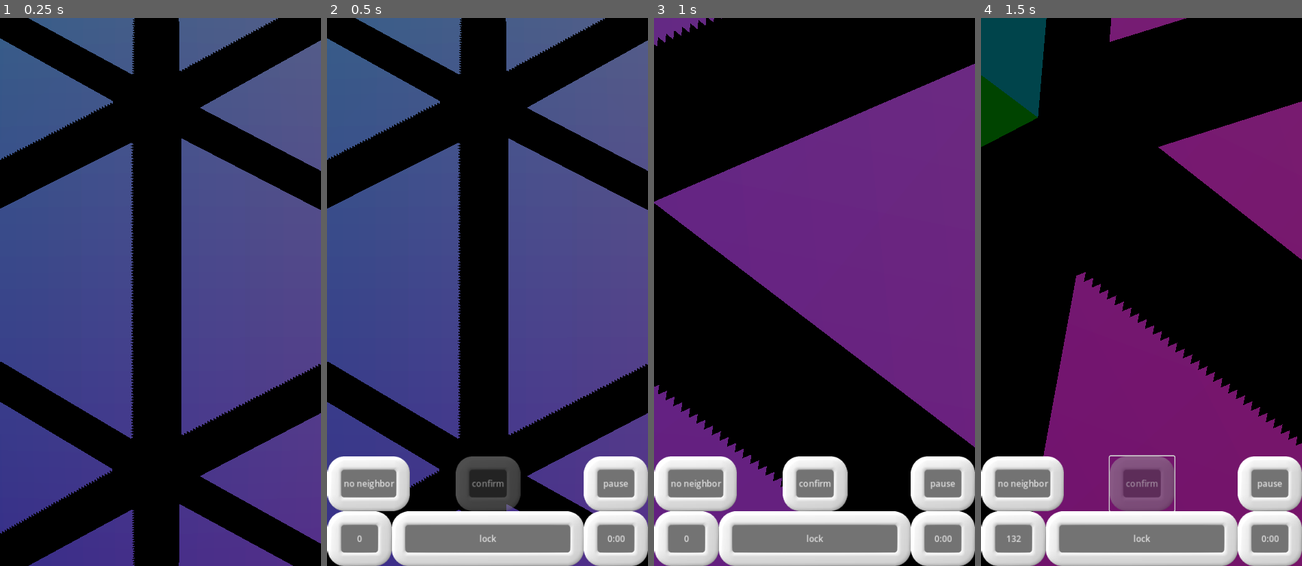
Above: before the commit, frames 1-4 (left to right).
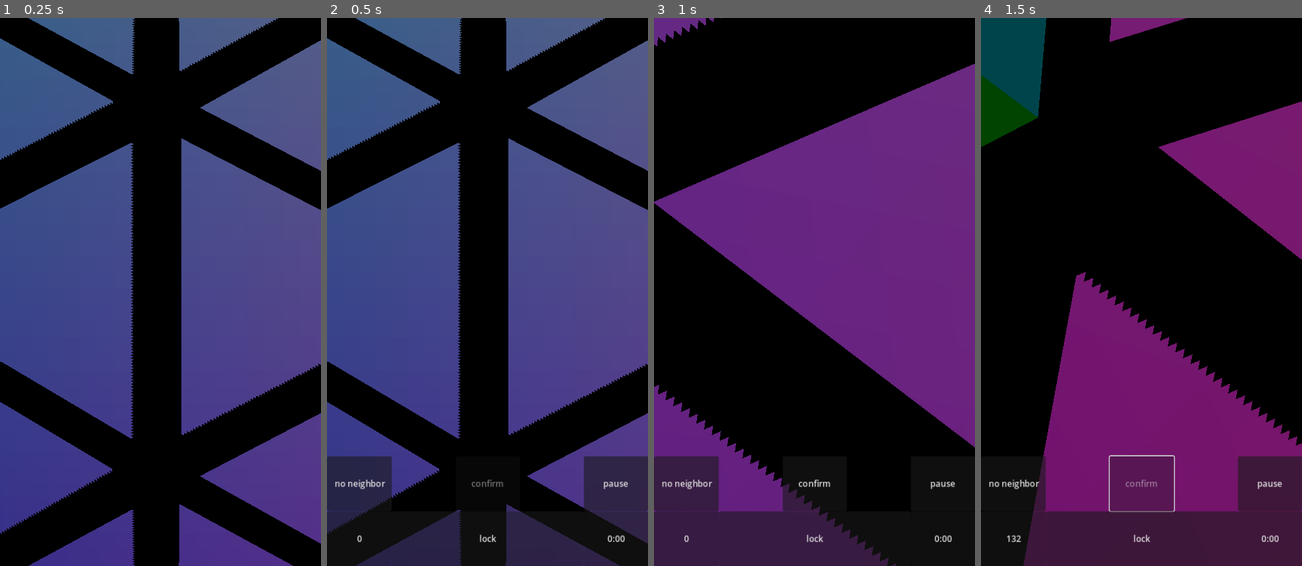
Above: after the commit, the same moments.

Repository: WalynC/sphereSweeperGodot
Game: Godot game, scene res://mainScenes/game.tscn
Same seed, same stepped clock (60 frames per second), same inputs: the game is played once before the commit and once after it.
Inputs (mouse positions are in pixels of both pictures, inside the frame that each line leads up to):
- Up to frame 1 (0.25 s): no input
- Up to frame 2 (0.5 s): no input
- Up to frame 3 (1 s): move the mouse to (885, 264) at 0.52 s; hold Right (ui_right) from 0.53 s (still down); hold Down (scroll_down) from 0.53 s (still down); click (885, 264) at 0.67 s
- Up to frame 4 (1.5 s): release Right (ui_right) at 1.25 s; release Down (scroll_down) at 1.25 s; click "confirm" at 1.25 s

Frame 1 is identical in both runs. In frame 2, 16% of the frame differs, in the area x 0-100%, y 80-100%; in frame 3, 16%; in frame 4, 16%.

Commit message:
Cleared theme settings on menus
found out leaving it blank and changing the theme of topmost control will change the children if theme is blank

Diff:
--- a/mainScenes/menu_scene.tscn
+++ b/mainScenes/menu_scene.tscn
@@ -1,7 +1,8 @@
-[gd_scene load_steps=6 format=3 uid="uid://di55ecqry3xcg"]
+[gd_scene load_steps=7 format=3 uid="uid://di55ecqry3xcg"]
 
 [ext_resource type="PackedScene" uid="uid://cp2rlrqracaje" path="res://uiScenes/main_menu.tscn" id="1_6ny5j"]
 [ext_resource type="PackedScene" uid="uid://b3tq7nhujaby" path="res://uiScenes/new_game_basic_menu.tscn" id="2_0f0tg"]
+[ext_resource type="Theme" uid="uid://cafactgbmt" path="res://visualThemes/dayVisualTheme/dayTheme.tres" id="2_kkpnc"]
 [ext_resource type="PackedScene" uid="uid://b6t1icjq8ahl8" path="res://uiScenes/custom_game_menu.tscn" id="3_m8si6"]
 [ext_resource type="PackedScene" uid="uid://16sbkfghev5" path="res://uiScenes/options_menu.tscn" id="4_dlvh5"]
 [ext_resource type="Script" path="res://UserSettings.gd" id="5_4vrgx"]
@@ -11,24 +12,37 @@
 [node name="UserSettings" type="Node" parent="."]
 script = ExtResource("5_4vrgx")
 
-[node name="mainMenu" parent="." node_paths=PackedStringArray("basicGameUI", "optionsMenuUI") instance=ExtResource("1_6ny5j")]
-offset_top = 1024.0
-offset_bottom = 1024.0
+[node name="menu root" type="Control" parent="."]
+layout_mode = 3
+anchors_preset = 15
+anchor_right = 1.0
+anchor_bottom = 1.0
+grow_horizontal = 2
+grow_vertical = 2
+theme = ExtResource("2_kkpnc")
+
+[node name="mainMenu" parent="menu root" node_paths=PackedStringArray("basicGameUI", "optionsMenuUI") instance=ExtResource("1_6ny5j")]
+layout_mode = 1
+offset_top = 1023.0
+offset_bottom = 1023.0
 basicGameUI = NodePath("../newGameBasicMenu")
 optionsMenuUI = NodePath("../options_menu")
 
-[node name="newGameBasicMenu" parent="." node_paths=PackedStringArray("mainMenuUI", "customGameUI") instance=ExtResource("2_0f0tg")]
+[node name="newGameBasicMenu" parent="menu root" node_paths=PackedStringArray("mainMenuUI", "customGameUI") instance=ExtResource("2_0f0tg")]
+layout_mode = 1
 offset_top = 1024.0
 offset_bottom = 1024.0
 mainMenuUI = NodePath("../mainMenu")
 customGameUI = NodePath("../customGameMenu")
 
-[node name="customGameMenu" parent="." node_paths=PackedStringArray("basicGameUI") instance=ExtResource("3_m8si6")]
+[node name="customGameMenu" parent="menu root" node_paths=PackedStringArray("basicGameUI") instance=ExtResource("3_m8si6")]
+layout_mode = 1
 offset_top = 1024.0
 offset_bottom = 1024.0
 basicGameUI = NodePath("../newGameBasicMenu")
 
-[node name="options_menu" parent="." node_paths=PackedStringArray("previousUI") instance=ExtResource("4_dlvh5")]
+[node name="options_menu" parent="menu root" node_paths=PackedStringArray("previousUI") instance=ExtResource("4_dlvh5")]
+layout_mode = 1
 offset_top = 1024.0
 offset_bottom = 1024.0
 previousUI = NodePath("../mainMenu")
--- a/uiScenes/custom_game_menu.tscn
+++ b/uiScenes/custom_game_menu.tscn
@@ -1,7 +1,6 @@
-[gd_scene load_steps=3 format=3 uid="uid://b6t1icjq8ahl8"]
+[gd_scene load_steps=2 format=3 uid="uid://b6t1icjq8ahl8"]
 
 [ext_resource type="Script" path="res://CustomGameMenu.gd" id="1_dj66g"]
-[ext_resource type="Theme" uid="uid://cafactgbmt" path="res://visualThemes/dayVisualTheme/dayTheme.tres" id="2_utjk5"]
 
 [node name="customGameMenu" type="Control" node_paths=PackedStringArray("densText", "sizeText", "densRange", "sizeRange")]
 layout_mode = 3
@@ -36,7 +35,6 @@
 anchor_bottom = 0.55
 offset_top = 7.0
 offset_bottom = 7.0
-theme = ExtResource("2_utjk5")
 min_value = 1.0
 max_value = 20.0
 value = 1.0
@@ -49,7 +47,6 @@
 anchor_top = 0.7
 anchor_right = 0.5
 anchor_bottom = 0.8
-theme = ExtResource("2_utjk5")
 text = "back"
 
 [node name="play" type="Button" parent="."]
@@ -59,7 +56,6 @@
 anchor_top = 0.7
 anchor_right = 0.8
 anchor_bottom = 0.8
-theme = ExtResource("2_utjk5")
 text = "play"
 
 [node name="densText" type="RichTextLabel" parent="."]
@@ -69,7 +65,6 @@
 anchor_top = 0.25
 anchor_right = 0.6
 anchor_bottom = 0.3
-theme = ExtResource("2_utjk5")
 
 [node name="sizeText" type="RichTextLabel" parent="."]
 layout_mode = 1
@@ -78,7 +73,6 @@
 anchor_top = 0.45
 anchor_right = 0.6
 anchor_bottom = 0.5
-theme = ExtResource("2_utjk5")
 
 [connection signal="value_changed" from="density" to="." method="density_changed"]
 [connection signal="value_changed" from="size" to="." method="size_changed"]
--- a/uiScenes/game_ui.tscn
+++ b/uiScenes/game_ui.tscn
@@ -1,7 +1,6 @@
-[gd_scene load_steps=3 format=3 uid="uid://31bhtpbuqpqp"]
+[gd_scene load_steps=2 format=3 uid="uid://31bhtpbuqpqp"]
 
 [ext_resource type="Script" path="res://GameUI.gd" id="1_3xq2l"]
-[ext_resource type="Theme" uid="uid://cafactgbmt" path="res://visualThemes/dayVisualTheme/dayTheme.tres" id="2_wwf7q"]
 
 [node name="game_ui" type="Control" node_paths=PackedStringArray("timerButton", "neighborButton", "mineButton", "confirmButton")]
 layout_mode = 3
@@ -25,7 +24,6 @@
 anchor_top = 0.8
 anchor_right = 0.2
 anchor_bottom = 0.9
-theme = ExtResource("2_wwf7q")
 button_mask = 3
 metadata/_edit_use_anchors_ = true
 
@@ -36,7 +34,6 @@
 anchor_top = 0.8
 anchor_right = 1.0
 anchor_bottom = 0.9
-theme = ExtResource("2_wwf7q")
 button_mask = 3
 text = "pause"
 metadata/_edit_use_anchors_ = true
@@ -48,7 +45,6 @@
 anchor_top = 0.8
 anchor_right = 0.6
 anchor_bottom = 0.9
-theme = ExtResource("2_wwf7q")
 button_mask = 3
 text = "confirm"
 metadata/_edit_use_anchors_ = true
@@ -59,7 +55,6 @@
 anchor_top = 0.9
 anchor_right = 0.2
 anchor_bottom = 1.0
-theme = ExtResource("2_wwf7q")
 button_mask = 3
 metadata/_edit_use_anchors_ = true
 
@@ -70,7 +65,6 @@
 anchor_top = 0.9
 anchor_right = 0.8
 anchor_bottom = 1.0
-theme = ExtResource("2_wwf7q")
 toggle_mode = true
 button_mask = 3
 text = "lock"
@@ -83,7 +77,6 @@
 anchor_top = 0.9
 anchor_right = 1.0
 anchor_bottom = 1.0
-theme = ExtResource("2_wwf7q")
 button_mask = 3
 metadata/_edit_use_anchors_ = true
 
--- a/uiScenes/lose_screen.tscn
+++ b/uiScenes/lose_screen.tscn
@@ -1,7 +1,6 @@
-[gd_scene load_steps=3 format=3 uid="uid://rwawmt27ljkw"]
+[gd_scene load_steps=2 format=3 uid="uid://rwawmt27ljkw"]
 
 [ext_resource type="Script" path="res://LoseScreen.gd" id="1_0el4u"]
-[ext_resource type="Theme" uid="uid://cafactgbmt" path="res://visualThemes/dayVisualTheme/dayTheme.tres" id="2_r6yvp"]
 
 [node name="lose_screen" type="Control"]
 layout_mode = 3
@@ -19,7 +18,6 @@
 anchor_top = 0.6
 anchor_right = 0.6
 anchor_bottom = 0.65
-theme = ExtResource("2_r6yvp")
 text = "restart"
 
 [node name="continue" type="Button" parent="."]
@@ -29,7 +27,6 @@
 anchor_top = 0.7
 anchor_right = 0.6
 anchor_bottom = 0.75
-theme = ExtResource("2_r6yvp")
 text = "continue"
 
 [node name="menu" type="Button" parent="."]
@@ -39,7 +36,6 @@
 anchor_top = 0.8
 anchor_right = 0.6
 anchor_bottom = 0.85
-theme = ExtResource("2_r6yvp")
 text = "menu"
 
 [node name="loseLabel" type="RichTextLabel" parent="."]
@@ -50,7 +46,6 @@
 anchor_right = 0.8
 anchor_bottom = 0.4
 offset_right = 1.0
-theme = ExtResource("2_r6yvp")
 text = "you lose"
 
 [connection signal="pressed" from="restart" to="." method="_restart_pressed"]
--- a/uiScenes/main_menu.tscn
+++ b/uiScenes/main_menu.tscn
@@ -1,7 +1,6 @@
-[gd_scene load_steps=3 format=3 uid="uid://cp2rlrqracaje"]
+[gd_scene load_steps=2 format=3 uid="uid://cp2rlrqracaje"]
 
 [ext_resource type="Script" path="res://MainMenu.gd" id="1_lohpg"]
-[ext_resource type="Theme" uid="uid://cafactgbmt" path="res://visualThemes/dayVisualTheme/dayTheme.tres" id="2_7yfb4"]
 
 [node name="mainMenu" type="Control" node_paths=PackedStringArray("continueButton")]
 layout_mode = 3
@@ -20,7 +19,6 @@
 anchor_top = 0.3
 anchor_right = 0.7
 anchor_bottom = 0.4
-theme = ExtResource("2_7yfb4")
 text = "continue"
 
 [node name="new" type="Button" parent="."]
@@ -30,7 +28,6 @@
 anchor_top = 0.4
 anchor_right = 0.7
 anchor_bottom = 0.5
-theme = ExtResource("2_7yfb4")
 text = "new"
 
 [node name="tut" type="Button" parent="."]
@@ -40,7 +37,6 @@
 anchor_top = 0.5
 anchor_right = 0.7
 anchor_bottom = 0.6
-theme = ExtResource("2_7yfb4")
 text = "tutorial"
 
 [node name="opt" type="Button" parent="."]
@@ -50,7 +46,6 @@
 anchor_top = 0.6
 anchor_right = 0.7
 anchor_bottom = 0.7
-theme = ExtResource("2_7yfb4")
 text = "options"
 
 [node name="quit" type="Button" parent="."]
@@ -60,7 +55,6 @@
 anchor_top = 0.7
 anchor_right = 0.7
 anchor_bottom = 0.8
-theme = ExtResource("2_7yfb4")
 text = "quit
 "
 
--- a/uiScenes/new_game_basic_menu.tscn
+++ b/uiScenes/new_game_basic_menu.tscn
@@ -1,7 +1,6 @@
-[gd_scene load_steps=3 format=3 uid="uid://b3tq7nhujaby"]
+[gd_scene load_steps=2 format=3 uid="uid://b3tq7nhujaby"]
 
 [ext_resource type="Script" path="res://NewGameBasicMenu.gd" id="1_i18yl"]
-[ext_resource type="Theme" uid="uid://cafactgbmt" path="res://visualThemes/dayVisualTheme/dayTheme.tres" id="2_04dbe"]
 
 [node name="newGameBasicMenu" type="Control" node_paths=PackedStringArray("densities", "sizes")]
 layout_mode = 3
@@ -21,7 +20,6 @@
 anchor_top = 0.4
 anchor_right = 0.35
 anchor_bottom = 0.5
-theme = ExtResource("2_04dbe")
 toggle_mode = true
 text = "5%"
 
@@ -32,7 +30,6 @@
 anchor_top = 0.4
 anchor_right = 0.65
 anchor_bottom = 0.5
-theme = ExtResource("2_04dbe")
 toggle_mode = true
 text = "10%"
 
@@ -43,7 +40,6 @@
 anchor_top = 0.4
 anchor_right = 0.95
 anchor_bottom = 0.5
-theme = ExtResource("2_04dbe")
 toggle_mode = true
 text = "15%"
 
@@ -54,7 +50,6 @@
 anchor_top = 0.55
 anchor_right = 0.35
 anchor_bottom = 0.65
-theme = ExtResource("2_04dbe")
 toggle_mode = true
 text = "small"
 
@@ -65,7 +60,6 @@
 anchor_top = 0.55
 anchor_right = 0.65
 anchor_bottom = 0.65
-theme = ExtResource("2_04dbe")
 toggle_mode = true
 text = "med"
 
@@ -76,7 +70,6 @@
 anchor_top = 0.55
 anchor_right = 0.95
 anchor_bottom = 0.65
-theme = ExtResource("2_04dbe")
 toggle_mode = true
 text = "large"
 
@@ -87,7 +80,6 @@
 anchor_top = 0.7
 anchor_right = 0.5
 anchor_bottom = 0.8
-theme = ExtResource("2_04dbe")
 text = "back"
 
 [node name="custom" type="Button" parent="."]
@@ -97,7 +89,6 @@
 anchor_top = 0.7
 anchor_right = 0.8
 anchor_bottom = 0.8
-theme = ExtResource("2_04dbe")
 text = "custom"
 
 [node name="play" type="Button" parent="."]
@@ -107,7 +98,6 @@
 anchor_top = 0.8
 anchor_right = 0.8
 anchor_bottom = 0.9
-theme = ExtResource("2_04dbe")
 text = "play"
 
 [connection signal="toggled" from="5p" to="." method="_change_density" binds= [0]]
--- a/uiScenes/options_menu.tscn
+++ b/uiScenes/options_menu.tscn
@@ -1,7 +1,6 @@
-[gd_scene load_steps=3 format=3 uid="uid://16sbkfghev5"]
+[gd_scene load_steps=2 format=3 uid="uid://16sbkfghev5"]
 
 [ext_resource type="Script" path="res://OptionsMenu.gd" id="1_g7l5b"]
-[ext_resource type="Theme" uid="uid://cafactgbmt" path="res://visualThemes/dayVisualTheme/dayTheme.tres" id="2_njyqn"]
 
 [node name="options_menu" type="Control" node_paths=PackedStringArray("modeButtons", "volText")]
 layout_mode = 3
@@ -21,7 +20,6 @@
 anchor_top = 0.4
 anchor_right = 0.35
 anchor_bottom = 0.5
-theme = ExtResource("2_njyqn")
 toggle_mode = true
 text = "Single Tap"
 
@@ -32,7 +30,6 @@
 anchor_top = 0.4
 anchor_right = 0.65
 anchor_bottom = 0.5
-theme = ExtResource("2_njyqn")
 toggle_mode = true
 text = "Double Tap"
 
@@ -43,7 +40,6 @@
 anchor_top = 0.4
 anchor_right = 0.95
 anchor_bottom = 0.5
-theme = ExtResource("2_njyqn")
 toggle_mode = true
 text = "On-Screen Button"
 
@@ -54,7 +50,6 @@
 anchor_top = 0.7
 anchor_right = 0.5
 anchor_bottom = 0.8
-theme = ExtResource("2_njyqn")
 text = "back"
 
 [node name="volume" type="HSlider" parent="."]
@@ -64,7 +59,6 @@
 anchor_top = 0.3
 anchor_right = 0.8
 anchor_bottom = 0.35
-theme = ExtResource("2_njyqn")
 min_value = 1.0
 value = 1.0
 rounded = true
@@ -76,7 +70,6 @@
 anchor_top = 0.25
 anchor_right = 0.6
 anchor_bottom = 0.3
-theme = ExtResource("2_njyqn")
 text = "volume"
 
 [connection signal="toggled" from="one" to="." method="_change_confirm_mode" binds= [0]]
--- a/uiScenes/pause_menu.tscn
+++ b/uiScenes/pause_menu.tscn
@@ -1,7 +1,6 @@
-[gd_scene load_steps=3 format=3 uid="uid://15o8kkohojx5"]
+[gd_scene load_steps=2 format=3 uid="uid://15o8kkohojx5"]
 
 [ext_resource type="Script" path="res://PauseMenu.gd" id="1_m1scm"]
-[ext_resource type="Theme" uid="uid://cafactgbmt" path="res://visualThemes/dayVisualTheme/dayTheme.tres" id="2_r4m2d"]
 
 [node name="PauseMenu" type="Control"]
 layout_mode = 3
@@ -19,7 +18,6 @@
 anchor_top = 0.8
 anchor_right = 0.8
 anchor_bottom = 0.9
-theme = ExtResource("2_r4m2d")
 text = "menu
 "
 
@@ -30,7 +28,6 @@
 anchor_top = 0.5
 anchor_right = 0.8
 anchor_bottom = 0.6
-theme = ExtResource("2_r4m2d")
 text = "new"
 
 [node name="options" type="Button" parent="."]
@@ -40,7 +37,6 @@
 anchor_top = 0.65
 anchor_right = 0.8
 anchor_bottom = 0.75
-theme = ExtResource("2_r4m2d")
 text = "options"
 
 [node name="continue" type="Button" parent="."]
@@ -50,7 +46,6 @@
 anchor_top = 0.35
 anchor_right = 0.8
 anchor_bottom = 0.45
-theme = ExtResource("2_r4m2d")
 text = "continue"
 
 [connection signal="pressed" from="menu" to="." method="go_to_main_menu"]
--- a/uiScenes/win_screen.tscn
+++ b/uiScenes/win_screen.tscn
@@ -1,7 +1,6 @@
-[gd_scene load_steps=3 format=3 uid="uid://bwue6rvli2gbi"]
+[gd_scene load_steps=2 format=3 uid="uid://bwue6rvli2gbi"]
 
 [ext_resource type="Script" path="res://WinScreen.gd" id="1_m8m2m"]
-[ext_resource type="Theme" uid="uid://cafactgbmt" path="res://visualThemes/dayVisualTheme/dayTheme.tres" id="2_mnwpc"]
 
 [node name="win_screen" type="Control" node_paths=PackedStringArray("time", "bombs")]
 layout_mode = 3
@@ -21,7 +20,6 @@
 anchor_top = 0.7
 anchor_right = 0.6
 anchor_bottom = 0.75
-theme = ExtResource("2_mnwpc")
 text = "play again"
 
 [node name="menu" type="Button" parent="."]
@@ -31,7 +29,6 @@
 anchor_top = 0.8
 anchor_right = 0.6
 anchor_bottom = 0.85
-theme = ExtResource("2_mnwpc")
 text = "menu"
 
 [node name="loseLabel" type="RichTextLabel" parent="."]
@@ -41,7 +38,6 @@
 anchor_top = 0.1
 anchor_right = 0.8
 anchor_bottom = 0.2
-theme = ExtResource("2_mnwpc")
 text = "you win"
 
 [node name="time" type="RichTextLabel" parent="."]
@@ -51,7 +47,6 @@
 anchor_top = 0.2
 anchor_right = 0.8
 anchor_bottom = 0.3
-theme = ExtResource("2_mnwpc")
 text = "time: 0"
 
 [node name="bombs hit" type="RichTextLabel" parent="."]
@@ -61,7 +56,6 @@
 anchor_top = 0.3
 anchor_right = 0.8
 anchor_bottom = 0.4
-theme = ExtResource("2_mnwpc")
 text = "bombs hit: 0"
 
 [connection signal="pressed" from="play again" to="." method="_again_pressed"]
--- /dev/null
+++ b/visualThemes/nightVisualTheme/nightTheme.tres
@@ -0,0 +1,3 @@
+[gd_resource type="Theme" format=3 uid="uid://bchh2rjn1dcmx"]
+
+[resource]
